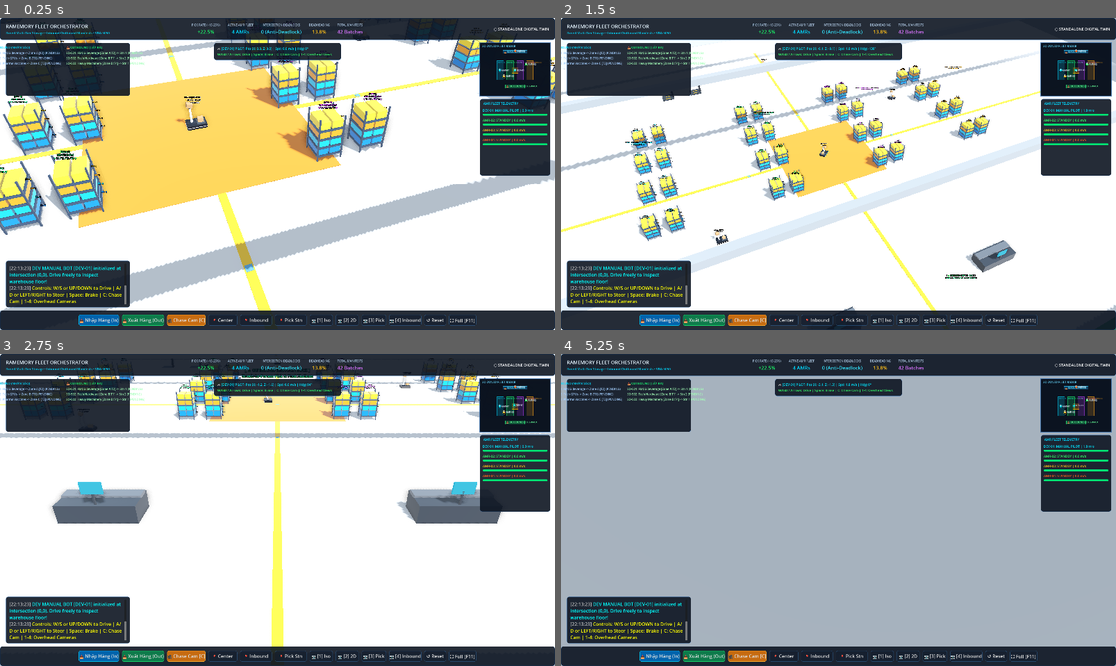
Above: before the commit, frames 1-4 (two rows, left to right).
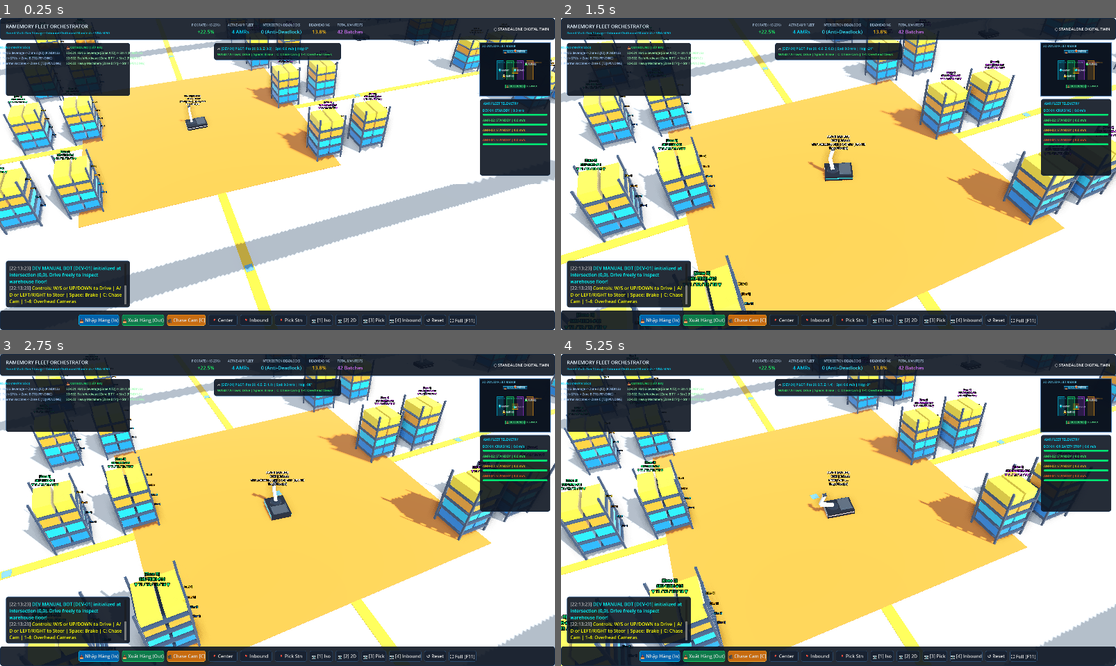
Above: after the commit, the same moments.

Repository: QuangManhAI/RL_port_scheduling_container
Game: Godot game, scene res://scenes/main.tscn
Two runs of this game, one before a commit and one after it. Both use one fixed random seed, a clock stepped at 60 frames per second and the inputs below.
Inputs (mouse positions are in pixels of both pictures, inside the frame that each line leads up to):
- Up to frame 1 (0.25 s): no input
- Up to frame 2 (1.5 s): tap Enter at 0.5 s; move the mouse to (960, 158) at 0.52 s; hold D 0.53-1.28 s; hold E 0.53-1.28 s; click (960, 158) at 0.67 s; tap Space at 0.77 s; tap 1 at 0.8, 1.35 s; move the mouse to (727, 189) at 1.27 s; hold S from 1.28 s (still down)
- Up to frame 3 (2.75 s): tap Space at 1.52 s; tap 2 at 1.55, 2.1 s; move the mouse to (333, 441) at 2.02 s; release S at 2.03 s; hold D from 2.03 s (still down); tap 3 at 2.3 s
- Up to frame 4 (5.25 s): move the mouse to (810, 572) at 2.77 s; release D at 2.78 s; hold W 2.78-3.53 s; tap 3 at 2.85 s; click (810, 572) at 2.92 s; tap Space at 3.02, 3.77, 4.52 s; tap 4 at 3.05, 3.6 s; move the mouse to (1005, 556) at 3.52 s; hold A 3.53-5.03 s; tap F at 3.8, 4.35 s; move the mouse to (672, 463) at 4.27 s; tap Q at 4.55 s; move the mouse to (866, 510) at 5.02 s; hold S from 5.03 s (still down); hold Q from 5.03 s (still down); click (866, 510) at 5.17 s

The runs differ from the first frame. In frame 1, 0.2% of the frame differs, in the area x 31-97%, y 24-35%; in frame 2, 51%; in frame 3, 50%; in frame 4, 71%, in the area x 0-100%, y 0-100%.

Commit message:
feat(godot): implement interactive arm pick and stow state machine
Implement interactive robotic manipulator state machine for DEV-01 bot: stationary home folded pose, press E to prepare arm towards nearest rack, press 1-4 to aim at rack tier elevation, press F to pick up colliding tote box, and press E to stow box in rear cargo tray or return to stationary. Add tote picking to shelf_pod.gd and guard camera view hotkeys.

Companion-Doc: docs/phases/04_WAREHOUSE_SIMULATION_ENVIRONMENT.md

Diff:
--- a/godot/scripts/entities/amr_robot.gd
+++ b/godot/scripts/entities/amr_robot.gd
@@ -37,15 +37,31 @@
 @onready var tray_box: MeshInstance3D = $Chassis/CargoTray/TrayBox1
 @onready var side_strip_left: MeshInstance3D = $Chassis/SideLedStripLeft
 @onready var side_strip_right: MeshInstance3D = $Chassis/SideLedStripRight
+enum ArmMotionState {
+	STATIONARY,
+	PREPARING,
+	AIMING_TIER,
+	PICKING,
+	GRIPPED,
+	STOWING
+}
+
 @onready var label_status: Label3D = $StatusBadge
 
 var current_state: AmrState = AmrState.IDLE
+var arm_motion_state: ArmMotionState = ArmMotionState.STATIONARY
 var carried_pod: ShelfPod = null
 var current_speed: float = 0.0
 var _manual_linear_vel: float = 0.0
 var _led_material: StandardMaterial3D
-var _is_arm_animating: bool = false
-var _last_arm_trigger_time: int = 0
+
+var has_gripped_box: bool = false
+var selected_tier: int = 1
+var arm_reach_side: float = 1.0
+var stowed_box_count: int = 0
+var _current_box_material: Material = null
+var _is_arm_tweening: bool = false
+var _arm_status_text: String = "[WASD] Drive | [E] Prep Arm"
 
 func _ready() -> void:
 	_led_material = StandardMaterial3D.new()
@@ -56,8 +72,57 @@
 	if side_strip_right:
 		side_strip_right.set_surface_override_material(0, _led_material)
 
+	if gripped_box:
+		gripped_box.visible = false
+	if tray_box:
+		tray_box.visible = false
+
+	# Initial home fold (stationary resting pose)
+	if arm: arm.rotation.y = 0.0
+	if shoulder: shoulder.rotation.x = deg_to_rad(-25.0)
+	if elbow: elbow.rotation.x = deg_to_rad(45.0)
+	if wrist: wrist.rotation.x = deg_to_rad(-20.0)
+
 	set_amr_state(AmrState.IDLE)
-
+	_update_dev_status_label()
+
+func _unhandled_input(event: InputEvent) -> void:
+	if not is_manual_control or _is_arm_tweening:
+		return
+
+	if event is InputEventKey and event.pressed and not event.echo:
+		var key: InputEventKey = event as InputEventKey
+
+		# [E] Key: State Machine Driver
+		if key.keycode == KEY_E:
+			match arm_motion_state:
+				ArmMotionState.STATIONARY:
+					prepare_arm_for_pickup()
+					get_viewport().set_input_as_handled()
+				ArmMotionState.PREPARING, ArmMotionState.AIMING_TIER:
+					return_arm_to_stationary()
+					get_viewport().set_input_as_handled()
+				ArmMotionState.GRIPPED:
+					stow_box_to_tray()
+					get_viewport().set_input_as_handled()
+
+		# [1, 2, 3, 4] Keys: Select Rack Tier
+		elif key.keycode in [KEY_1, KEY_2, KEY_3, KEY_4]:
+			if arm_motion_state == ArmMotionState.PREPARING or arm_motion_state == ArmMotionState.AIMING_TIER:
+				var tier: int = 1
+				match key.keycode:
+					KEY_1: tier = 1
+					KEY_2: tier = 2
+					KEY_3: tier = 3
+					KEY_4: tier = 4
+				aim_arm_at_tier(tier)
+				get_viewport().set_input_as_handled()
+
+		# [F] Key: Pick up Box
+		elif key.keycode == KEY_F:
+			if arm_motion_state == ArmMotionState.AIMING_TIER or arm_motion_state == ArmMotionState.PREPARING:
+				execute_pick_attempt()
+				get_viewport().set_input_as_handled()
 
 func _physics_process(delta: float) -> void:
 	if is_manual_control:
@@ -68,17 +133,19 @@
 	var turn_input: float = 0.0
 	var is_braking: bool = Input.is_key_pressed(KEY_SPACE)
 
-	# Forward / Reverse
-	if Input.is_key_pressed(KEY_W) or Input.is_key_pressed(KEY_UP):
-		move_input += 1.0
-	if Input.is_key_pressed(KEY_S) or Input.is_key_pressed(KEY_DOWN):
-		move_input -= 0.65
-
-	# Left / Right Rotation
-	if Input.is_key_pressed(KEY_A) or Input.is_key_pressed(KEY_LEFT):
-		turn_input += 1.0
-	if Input.is_key_pressed(KEY_D) or Input.is_key_pressed(KEY_RIGHT):
-		turn_input -= 1.0
+	# Only allow driving when arm is not extending/stowing
+	if not _is_arm_tweening:
+		# Forward / Reverse
+		if Input.is_key_pressed(KEY_W) or Input.is_key_pressed(KEY_UP):
+			move_input += 1.0
+		if Input.is_key_pressed(KEY_S) or Input.is_key_pressed(KEY_DOWN):
+			move_input -= 0.65
+
+		# Left / Right Rotation
+		if Input.is_key_pressed(KEY_A) or Input.is_key_pressed(KEY_LEFT):
+			turn_input += 1.0
+		if Input.is_key_pressed(KEY_D) or Input.is_key_pressed(KEY_RIGHT):
+			turn_input -= 1.0
 
 	# Apply rotation in place
 	if abs(turn_input) > 0.01:
@@ -96,7 +163,8 @@
 		_manual_linear_vel = move_toward(_manual_linear_vel, 0.0, linear_deceleration * delta)
 		if abs(_manual_linear_vel) < 0.05:
 			_manual_linear_vel = 0.0
-			set_amr_state(AmrState.IDLE)
+			if not _is_arm_tweening and arm_motion_state == ArmMotionState.STATIONARY:
+				set_amr_state(AmrState.IDLE)
 
 	# Forward translation (-transform.basis.z is forward in Godot 3D)
 	if abs(_manual_linear_vel) > 0.01:
@@ -107,50 +175,221 @@
 	global_position.x = clamp(global_position.x, -33.0, 33.0)
 	global_position.z = clamp(global_position.z, -35.0, 32.0)
 
-	# Arm reach triggers (E: Reach Right, Q: Reach Left)
-	var now: int = Time.get_ticks_msec()
-	if now - _last_arm_trigger_time > 1600 and not _is_arm_animating:
-		if Input.is_key_pressed(KEY_E):
-			_last_arm_trigger_time = now
-			animate_arm_reach(1.0)
-		elif Input.is_key_pressed(KEY_Q):
-			_last_arm_trigger_time = now
-			animate_arm_reach(-1.0)
-
 	current_speed = abs(_manual_linear_vel)
-	current_task_str = "MANUAL PILOT"
-
+	_update_dev_status_label()
+
+func _update_dev_status_label() -> void:
 	if label_status:
-		label_status.text = "%s [DEV BOT]\n⚡ %.0f%% | %.1f m/s\n[E/Q] Arm Pick" % [robot_id, battery_level, current_speed]
-
-func animate_arm_reach(side: float = 1.0) -> void:
-	if _is_arm_animating:
+		label_status.text = "%s [DEV BOT]\n⚡ %.0f%% | %.1f m/s\n%s\nTray: %d box(es)" % [
+			robot_id,
+			battery_level,
+			current_speed,
+			_arm_status_text,
+			stowed_box_count
+		]
+
+func _find_nearest_shelf() -> ShelfPod:
+	var nodes = get_tree().get_nodes_in_group("shelf_pods")
+	var nearest: ShelfPod = null
+	var min_dist: float = 5.0
+	for node in nodes:
+		if node is ShelfPod:
+			var d: float = global_position.distance_to(node.global_position)
+			if d < min_dist:
+				min_dist = d
+				nearest = node
+	return nearest
+
+func prepare_arm_for_pickup() -> void:
+	if _is_arm_tweening:
 		return
-	_is_arm_animating = true
+	_is_arm_tweening = true
+	arm_motion_state = ArmMotionState.PREPARING
 	set_amr_state(AmrState.LIFTING)
 
+	# Detect whether nearest rack is to Left or Right
+	var shelf: ShelfPod = _find_nearest_shelf()
+	if shelf:
+		var to_shelf: Vector3 = shelf.global_position - global_position
+		var local_shelf: Vector3 = global_transform.basis.inverse() * to_shelf
+		arm_reach_side = -1.0 if local_shelf.x < 0.0 else 1.0
+	else:
+		arm_reach_side = 1.0
+
+	_arm_status_text = "READY: [1-4] Select Tier | [E] Fold"
+	_update_dev_status_label()
+
 	var tween: Tween = create_tween().set_trans(Tween.TRANS_CUBIC).set_ease(Tween.EASE_OUT)
-	# 1. Swivel turret to shelf side and reach out
-	tween.tween_property(arm, "rotation:y", deg_to_rad(85.0 * side), 0.45)
-	tween.parallel().tween_property(shoulder, "rotation:x", deg_to_rad(-10.0), 0.45)
-	tween.parallel().tween_property(elbow, "rotation:x", deg_to_rad(60.0), 0.45)
-
-	# 2. Grip dwell
-	tween.tween_interval(0.3)
-
-	# 3. Retract back towards onboard cargo tray
-	tween.tween_property(arm, "rotation:y", deg_to_rad(180.0), 0.5)
-	tween.parallel().tween_property(shoulder, "rotation:x", deg_to_rad(-45.0), 0.5)
-	tween.parallel().tween_property(elbow, "rotation:x", deg_to_rad(85.0), 0.5)
-
-	# 4. Return to home forward travel pose
+	tween.tween_property(arm, "rotation:y", deg_to_rad(90.0 * arm_reach_side), 0.35)
+	tween.parallel().tween_property(shoulder, "rotation:x", deg_to_rad(-18.0), 0.35)
+	tween.parallel().tween_property(elbow, "rotation:x", deg_to_rad(35.0), 0.35)
+	tween.parallel().tween_property(wrist, "rotation:x", deg_to_rad(-15.0), 0.35)
+
+	tween.finished.connect(func():
+		_is_arm_tweening = false
+		aim_arm_at_tier(1)
+	)
+
+func aim_arm_at_tier(tier: int) -> void:
+	selected_tier = clamp(tier, 1, 4)
+	arm_motion_state = ArmMotionState.AIMING_TIER
+	_is_arm_tweening = true
+
+	var shoulder_angle: float = 0.0
+	var elbow_angle: float = 0.0
+	var wrist_angle: float = 0.0
+
+	match selected_tier:
+		1:
+			shoulder_angle = deg_to_rad(-10.0)
+			elbow_angle = deg_to_rad(25.0)
+			wrist_angle = deg_to_rad(-15.0)
+		2:
+			shoulder_angle = deg_to_rad(-30.0)
+			elbow_angle = deg_to_rad(50.0)
+			wrist_angle = deg_to_rad(-20.0)
+		3:
+			shoulder_angle = deg_to_rad(-52.0)
+			elbow_angle = deg_to_rad(74.0)
+			wrist_angle = deg_to_rad(-22.0)
+		4:
+			shoulder_angle = deg_to_rad(-72.0)
+			elbow_angle = deg_to_rad(96.0)
+			wrist_angle = deg_to_rad(-24.0)
+
+	_arm_status_text = "Tier %d Aimed: [F] Pick | [1-4] Tier | [E] Fold" % selected_tier
+	_update_dev_status_label()
+
+	var tween: Tween = create_tween().set_trans(Tween.TRANS_QUAD).set_ease(Tween.EASE_OUT)
+	tween.tween_property(arm, "rotation:y", deg_to_rad(90.0 * arm_reach_side), 0.28)
+	tween.parallel().tween_property(shoulder, "rotation:x", shoulder_angle, 0.28)
+	tween.parallel().tween_property(elbow, "rotation:x", elbow_angle, 0.28)
+	tween.parallel().tween_property(wrist, "rotation:x", wrist_angle, 0.28)
+
+	tween.finished.connect(func():
+		_is_arm_tweening = false
+	)
+
+func execute_pick_attempt() -> void:
+	if _is_arm_tweening:
+		return
+	_is_arm_tweening = true
+	arm_motion_state = ArmMotionState.PICKING
+	_arm_status_text = "Picking Tier %d..." % selected_tier
+	_update_dev_status_label()
+
+	var base_shoulder: float = shoulder.rotation.x
+	var base_elbow: float = elbow.rotation.x
+	var extend_shoulder: float = base_shoulder + deg_to_rad(15.0)
+	var extend_elbow: float = base_elbow - deg_to_rad(20.0)
+
+	var tween: Tween = create_tween().set_trans(Tween.TRANS_QUAD).set_ease(Tween.EASE_OUT)
+	# 1. Forward reach extension into shelf bay
+	tween.tween_property(shoulder, "rotation:x", extend_shoulder, 0.35)
+	tween.parallel().tween_property(elbow, "rotation:x", extend_elbow, 0.35)
+
+	# 2. Collision / box pick check
+	tween.tween_callback(func():
+		var shelf: ShelfPod = _find_nearest_shelf()
+		var picked: Dictionary = {"found": false}
+		if shelf and global_position.distance_to(shelf.global_position) <= 3.8:
+			var grip_pos: Vector3 = wrist.global_position
+			picked = shelf.pick_tote(selected_tier, grip_pos)
+
+		if picked.get("found", false):
+			has_gripped_box = true
+			_current_box_material = picked.get("material", null)
+			if gripped_box:
+				if _current_box_material:
+					gripped_box.material_override = _current_box_material
+				gripped_box.visible = true
+		else:
+			has_gripped_box = false
+	)
+
+	tween.tween_interval(0.2)
+	# 3. Retract back to aimed pose
+	tween.tween_property(shoulder, "rotation:x", base_shoulder, 0.35)
+	tween.parallel().tween_property(elbow, "rotation:x", base_elbow, 0.35)
+
+	tween.finished.connect(func():
+		_is_arm_tweening = false
+		if has_gripped_box:
+			arm_motion_state = ArmMotionState.GRIPPED
+			_arm_status_text = "📦 Box Gripped! Press [E] to stow in tray"
+		else:
+			arm_motion_state = ArmMotionState.AIMING_TIER
+			_arm_status_text = "⚠️ No box reached. [1-4] Tier | [E] Fold"
+		_update_dev_status_label()
+	)
+
+func stow_box_to_tray() -> void:
+	if _is_arm_tweening:
+		return
+	_is_arm_tweening = true
+	arm_motion_state = ArmMotionState.STOWING
+	_arm_status_text = "Stowing box into cargo tray..."
+	_update_dev_status_label()
+
+	var tween: Tween = create_tween().set_trans(Tween.TRANS_CUBIC).set_ease(Tween.EASE_IN_OUT)
+
+	# 1. Swivel backwards 180 degrees towards rear tray
+	tween.tween_property(arm, "rotation:y", deg_to_rad(180.0), 0.45)
+	tween.parallel().tween_property(shoulder, "rotation:x", deg_to_rad(-45.0), 0.45)
+	tween.parallel().tween_property(elbow, "rotation:x", deg_to_rad(75.0), 0.45)
+	tween.parallel().tween_property(wrist, "rotation:x", deg_to_rad(-30.0), 0.45)
+
+	# 2. Lower onto tray bed
+	tween.tween_property(shoulder, "rotation:x", deg_to_rad(-55.0), 0.25)
+	tween.parallel().tween_property(elbow, "rotation:x", deg_to_rad(90.0), 0.25)
+
+	# 3. Release box to tray
+	tween.tween_callback(func():
+		if gripped_box:
+			gripped_box.visible = false
+		if tray_box:
+			if _current_box_material:
+				tray_box.material_override = _current_box_material
+			tray_box.visible = true
+		stowed_box_count += 1
+		has_gripped_box = false
+	)
+
+	tween.tween_interval(0.12)
+
+	# 4. Fold back to stationary home travel pose
 	tween.tween_property(arm, "rotation:y", 0.0, 0.4)
 	tween.parallel().tween_property(shoulder, "rotation:x", deg_to_rad(-25.0), 0.4)
 	tween.parallel().tween_property(elbow, "rotation:x", deg_to_rad(45.0), 0.4)
+	tween.parallel().tween_property(wrist, "rotation:x", deg_to_rad(-20.0), 0.4)
 
 	tween.finished.connect(func():
-		_is_arm_animating = false
+		_is_arm_tweening = false
+		arm_motion_state = ArmMotionState.STATIONARY
 		set_amr_state(AmrState.IDLE)
+		_arm_status_text = "📦 Box Stowed! [WASD] Drive | [E] Pick again"
+		_update_dev_status_label()
+	)
+
+func return_arm_to_stationary() -> void:
+	if _is_arm_tweening:
+		return
+	_is_arm_tweening = true
+	_arm_status_text = "Folding arm to stationary..."
+	_update_dev_status_label()
+
+	var tween: Tween = create_tween().set_trans(Tween.TRANS_QUAD).set_ease(Tween.EASE_OUT)
+	tween.tween_property(arm, "rotation:y", 0.0, 0.35)
+	tween.parallel().tween_property(shoulder, "rotation:x", deg_to_rad(-25.0), 0.35)
+	tween.parallel().tween_property(elbow, "rotation:x", deg_to_rad(45.0), 0.35)
+	tween.parallel().tween_property(wrist, "rotation:x", deg_to_rad(-20.0), 0.35)
+
+	tween.finished.connect(func():
+		_is_arm_tweening = false
+		arm_motion_state = ArmMotionState.STATIONARY
+		set_amr_state(AmrState.IDLE)
+		_arm_status_text = "[WASD] Drive | [E] Prep Arm"
+		_update_dev_status_label()
 	)
 
 func set_amr_state(new_state: AmrState) -> void:
--- a/godot/scripts/environment/shelf_pod.gd
+++ b/godot/scripts/environment/shelf_pod.gd
@@ -15,10 +15,72 @@
 @onready var label_t3: Label3D = $LabelTier3
 @onready var label_t4: Label3D = $LabelTier4
 
+@onready var tote_t1_l: MeshInstance3D = $ToteTier1_L
+@onready var tote_t1_r: MeshInstance3D = $ToteTier1_R
+@onready var tote_t2_l: MeshInstance3D = $ToteTier2_L
+@onready var tote_t2_r: MeshInstance3D = $ToteTier2_R
+@onready var tote_t3_l: MeshInstance3D = $ToteTier3_L
+@onready var tote_t3_r: MeshInstance3D = $ToteTier3_R
+@onready var tote_t4_l: MeshInstance3D = $ToteTier4_L
+@onready var tote_t4_r: MeshInstance3D = $ToteTier4_R
+
 var _tote_materials: Array[StandardMaterial3D] = []
 
 func _ready() -> void:
-	pass
+	add_to_group("shelf_pods")
+
+func get_tote_at(tier: int, check_pos: Vector3) -> MeshInstance3D:
+	var left_node: MeshInstance3D = null
+	var right_node: MeshInstance3D = null
+	match tier:
+		1:
+			left_node = tote_t1_l
+			right_node = tote_t1_r
+		2:
+			left_node = tote_t2_l
+			right_node = tote_t2_r
+		3:
+			left_node = tote_t3_l
+			right_node = tote_t3_r
+		4:
+			left_node = tote_t4_l
+			right_node = tote_t4_r
+
+	if not left_node or not right_node:
+		return null
+
+	var left_dist: float = left_node.global_position.distance_to(check_pos)
+	var right_dist: float = right_node.global_position.distance_to(check_pos)
+
+	if left_dist < right_dist:
+		if left_node.visible:
+			return left_node
+		elif right_node.visible:
+			return right_node
+	else:
+		if right_node.visible:
+			return right_node
+		elif left_node.visible:
+			return left_node
+	return null
+
+func pick_tote(tier: int, check_pos: Vector3) -> Dictionary:
+	var tote: MeshInstance3D = get_tote_at(tier, check_pos)
+	if tote and tote.visible:
+		tote.visible = false
+		return {
+			"found": true,
+			"material": tote.material_override,
+			"tier": tier,
+			"sku_zone": zone_name
+		}
+	return {"found": false}
+
+func reset_totes() -> void:
+	for t in [tote_t1_l, tote_t1_r, tote_t2_l, tote_t2_r, tote_t3_l, tote_t3_r, tote_t4_l, tote_t4_r]:
+		if t:
+			t.visible = true
+
 
 func setup(p_id: int, p_zone: String = "Zone A", p_cat: String = "FMCG", zone_col: Color = Color(0.0, 0.8, 1.0)) -> void:
 	pod_id = p_id
--- a/godot/scripts/ui/camera_rig.gd
+++ b/godot/scripts/ui/camera_rig.gd
@@ -57,17 +57,13 @@
 		var key: InputEventKey = event as InputEventKey
 		if key.keycode == KEY_C:
 			toggle_follow_target()
-		elif key.keycode == KEY_1:
-			is_following = false
+		elif not is_following and key.keycode == KEY_1:
 			set_view_overview()
-		elif key.keycode == KEY_2:
-			is_following = false
+		elif not is_following and key.keycode == KEY_2:
 			set_view_topdown()
-		elif key.keycode == KEY_3:
-			is_following = false
+		elif not is_following and key.keycode == KEY_3:
 			set_view_pick_station()
-		elif key.keycode == KEY_4:
-			is_following = false
+		elif not is_following and key.keycode == KEY_4:
 			set_view_charging_dock()
 
 func _process(delta: float) -> void:
Not shown, changed: docs/phases/04_WAREHOUSE_SIMULATION_ENVIRONMENT.md
